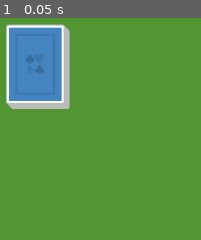
Above: before the commit, frame 1.
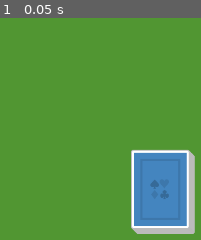
Above: after the commit, the same moment.

Repository: kamidesigns/godot-game-design
Game: Godot game, scene res://Scenes/game.tscn
Same seed, same stepped clock (60 frames per second), same inputs: the game is played once before the commit and once after it.
Inputs:
- Up to frame 1 (0.05 s): no input

The runs differ from the first frame. In frame 1, 24% of the frame differs, in the area x 2-98%, y 2-98%.

Commit message:
fix cyclic reference and remove position from deck

Diff:
--- a/Solitaire/Scenes/Deck/deck.gd
+++ b/Solitaire/Scenes/Deck/deck.gd
@@ -1,7 +1,5 @@
 extends Node2D
 class_name Deck
-
-const my_scene: PackedScene = preload("res://Scenes/Deck/deck.tscn")
 
 const suits = ["Clubs", "Spades", "Hearts", "Diamonds"]
 const ranks = ["2", "3", "4", "5", "6", "7", "8", "9", "10", "J", "Q", "K", "A"]
@@ -14,7 +12,7 @@
 	for i in len(suits):
 		for j in len(ranks):
 			var card : Card = Card.create_card(suits[i], ranks[j])
-			card.position = Vector2(200 - ((len(ranks) * i + j) / 4),200 - ((len(ranks) * i + j) / 4))
+			card.position = Vector2(-((len(ranks) * i + j) / 4), -((len(ranks) * i + j) / 4))
 			add_child(card)
 	shuffle()
 
@@ -31,5 +29,5 @@
 
 
 static func create_deck() -> Deck:
-	var new_deck: Deck = my_scene.instantiate()
+	var new_deck: Deck = load("res://Scenes/Deck/deck.tscn").instantiate()
 	return new_deck
--- a/Solitaire/Scenes/game.gd
+++ b/Solitaire/Scenes/game.gd
@@ -7,6 +7,7 @@
 
 func init_game():
 	var deck : Deck = Deck.create_deck()
+	deck.position = Vector2(500,500)
 	$CanvasLayer.add_child(deck)
 
 func _ready():
